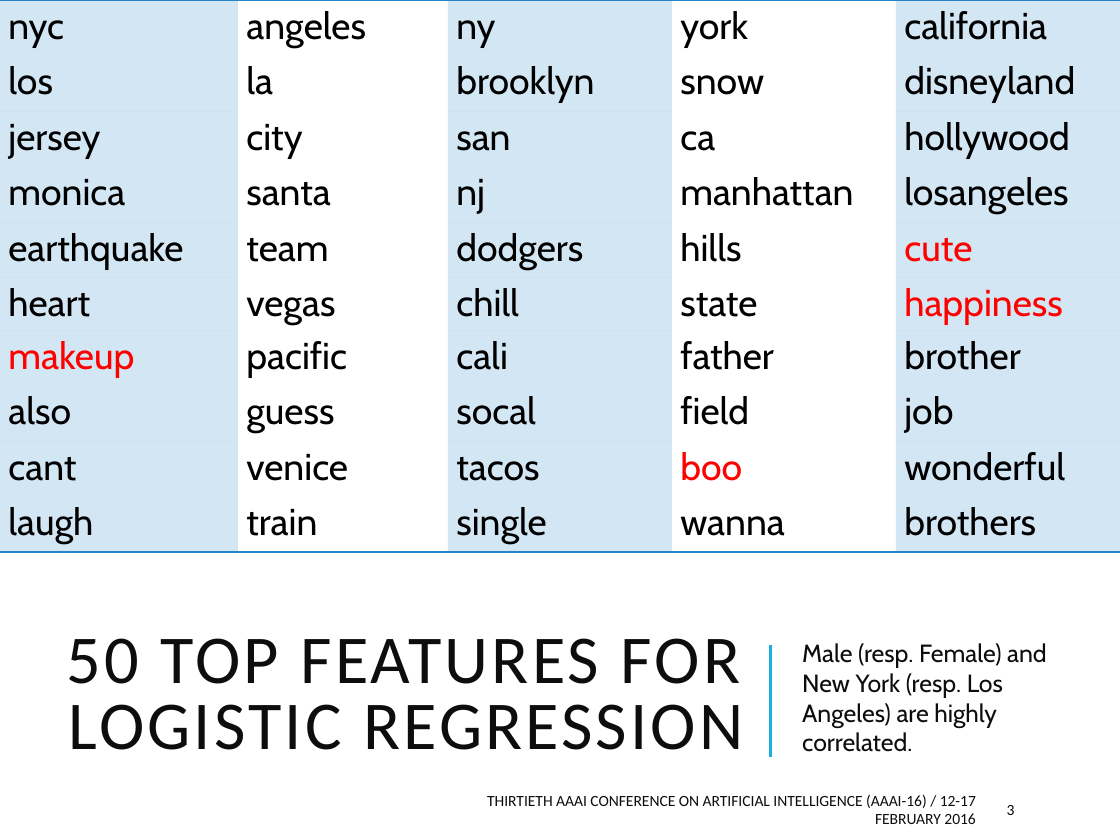
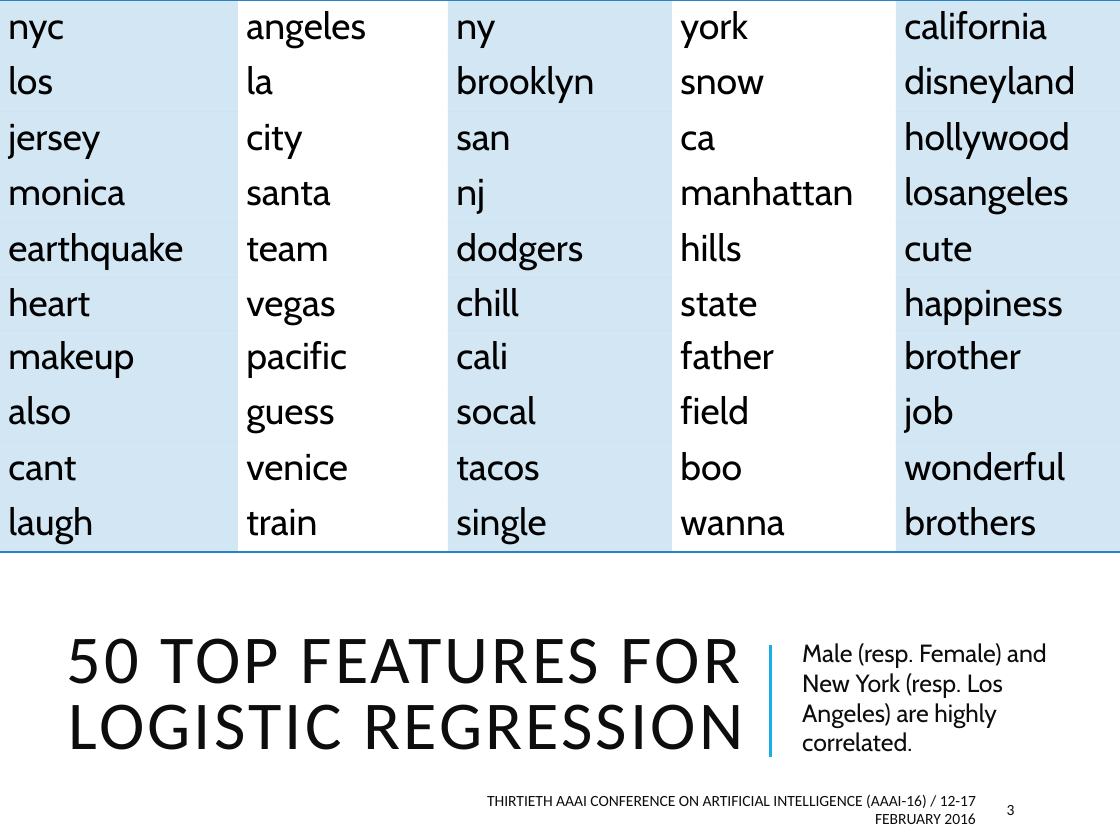
Before and after one commit to tapilab/aaai-2016-robust, a slide deck: slide 3 of slides/slides.pptx. Drawn at 1120x840 pixels with LibreOffice and Linux fonts; fonts in the diff are those of the drawing. Boxes give left, top, right and bottom in pixels: in the first picture for what was removed or moved away, otherwise in the second. Text is boxed around its words. In the diff, an @@ line names an element or a change of style, - is before the commit and + after.

```diff
--- a/slides/slides.pptx
+++ b/slides/slides.pptx
@@ table at (x1=0, y1=0, x2=1120, y2=552) @@
@@ text colour #FF0000 to #000000 in "cute", "happiness", "makeup", "boo" @@
```
Also in this commit, not shown: 7 other slides changed, 3 slides added, 1 other file.
